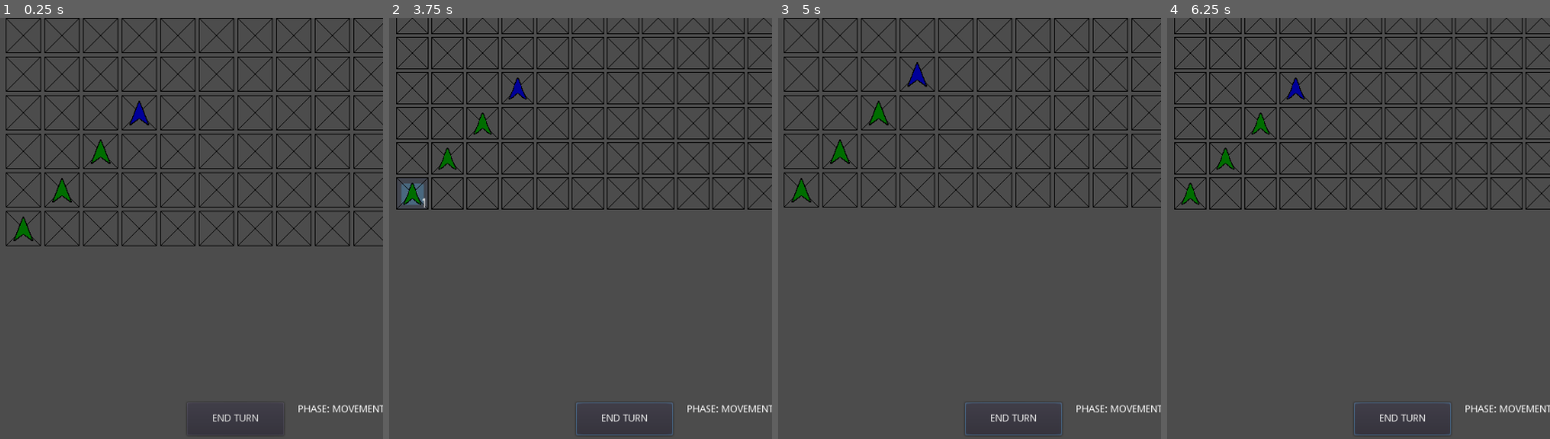
Above: before the commit, frames 1-4 (left to right).
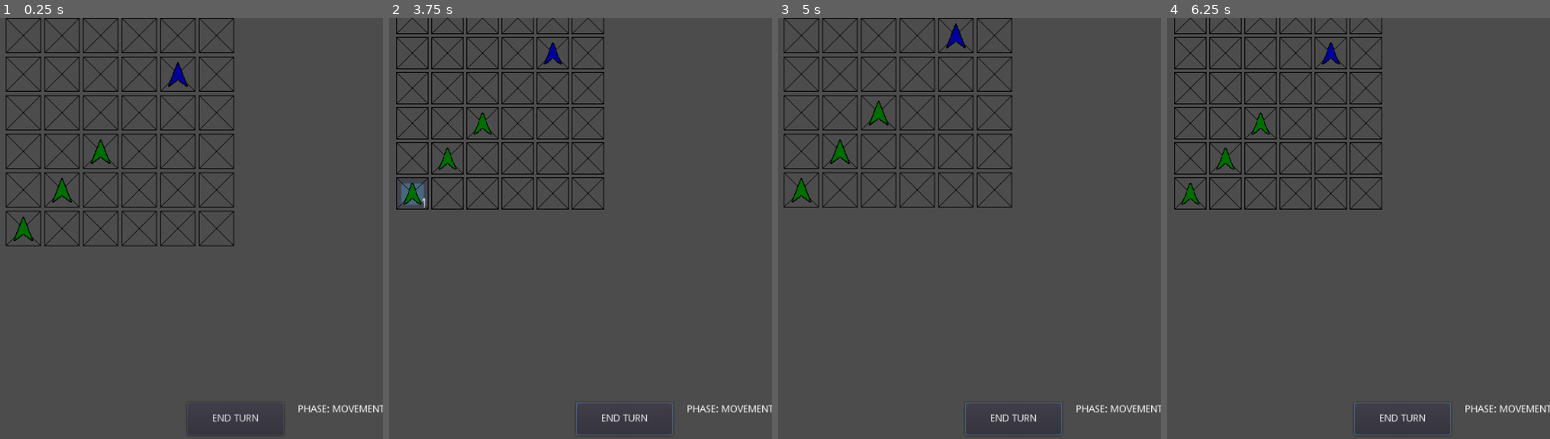
Above: after the commit, the same moments.

Repository: NickCheng0921/Grid
Game: Godot game, scene res://Scenes/Manager.tscn
The game is run twice, just before and just after one commit, with the same random seed, the same clock (stepped at 60 frames per second) and the same inputs. The engine's default icon, where the game draws it, is replaced by a stand-in: a white triangle on a blue panel in a dark square.
Inputs (mouse positions are in pixels of both pictures, inside the frame that each line leads up to):
- Up to frame 1 (0.25 s): no input
- Up to frame 2 (3.75 s): click "END TURN" at 0.5 s; click "END TURN" at 1.25 s; click "END TURN" at 2 s; tap Enter at 2.75 s; move the mouse to (411, 228) at 2.77 s; hold Right mouse button (right_click) 2.78-3.53 s; click (411, 228) at 2.92 s; tap Space at 3.5 s; move the mouse to (411, 190) at 3.52 s; tap Mouse wheel down (scroll_down) at 3.6 s; click (411, 190) at 3.67 s
- Up to frame 3 (5 s): tap Enter at 4.25 s; move the mouse to (800, 123) at 4.27 s; tap Mouse wheel up (scroll_up) at 4.35 s; click (800, 123) at 4.42 s
- Up to frame 4 (6.25 s): tap Space at 5 s; move the mouse to (1189, 72) at 5.02 s; right-click (1189, 72) at 5.1 s; click (1189, 72) at 5.17 s; tap Enter at 5.75 s; move the mouse to (1189, 34) at 5.77 s; tap Mouse wheel down (scroll_down) at 5.85 s; click (1189, 34) at 5.92 s

The runs differ from the first frame. In frame 1, 3.0% of the frame differs, in the area x 33-100%, y 0-55%; in frame 2, 3.6%, in the area x 31-100%, y 0-46%; in frame 3, 2.6%; in frame 4, 3.6%.

Commit message:
Multiple Unit Destruction Implemented

Diff:
--- a/Scripts/Board.gd
+++ b/Scripts/Board.gd
@@ -5,8 +5,8 @@
 	CMBT, CMBT_RSLTN
 }
 
-export (int) var grid_width = 16
-export (int) var grid_height = 16
+export (int) var grid_width = 6
+export (int) var grid_height = 6
 export var offset = 55
 
 var Units
@@ -32,7 +32,7 @@
 var nodeArr = []
 var unitArr = []
 
-var unitLocations = [Vector2(1, 1), Vector2(2, 2), Vector2(3, 3), Vector2(4, 4)]
+var unitLocations = [Vector2(1, 1), Vector2(2, 2), Vector2(3, 3), Vector2(5, 5)]
 var unitOwners    = [1, 1, 1, 2] #2 players
 var unitType      = [1, 1, 1, 1]
 var unitHealth    = []
@@ -195,16 +195,24 @@
 	removeDeadUnits()
 
 func removeDeadUnits():
-	for id in range(len(unitLocations)):
-		if unitHealth[id] <= 0:
-			nodeArr[(unitLocations[id].x - 1) * grid_height + (unitLocations[id].y - 1)].piece = null
-			unitArr[id].queue_free()
-			unitLocations.remove(id)
-			unitOwners.remove(id)
-			unitType.remove(id)
-			unitHealth.remove(id)
-			unitArr.remove(id)
-			break
+	var fullPass = true
+	var offset = 0
+	while(fullPass):
+		fullPass = true
+		for id in range(len(unitLocations)):
+			if unitHealth[id] <= 0:
+				nodeArr[(unitLocations[id].x - 1) * grid_height + (unitLocations[id].y - 1)].piece = null
+				unitArr[id].queue_free()
+				unitLocations.remove(id)
+				unitOwners.remove(id)
+				unitType.remove(id)
+				unitHealth.remove(id)
+				unitArr.remove(id)
+				fullPass = false
+				offset += 1
+				break
+
+		fullPass = !fullPass
 
 	unitMovements = {}
 	for id in range(len(unitLocations)):
